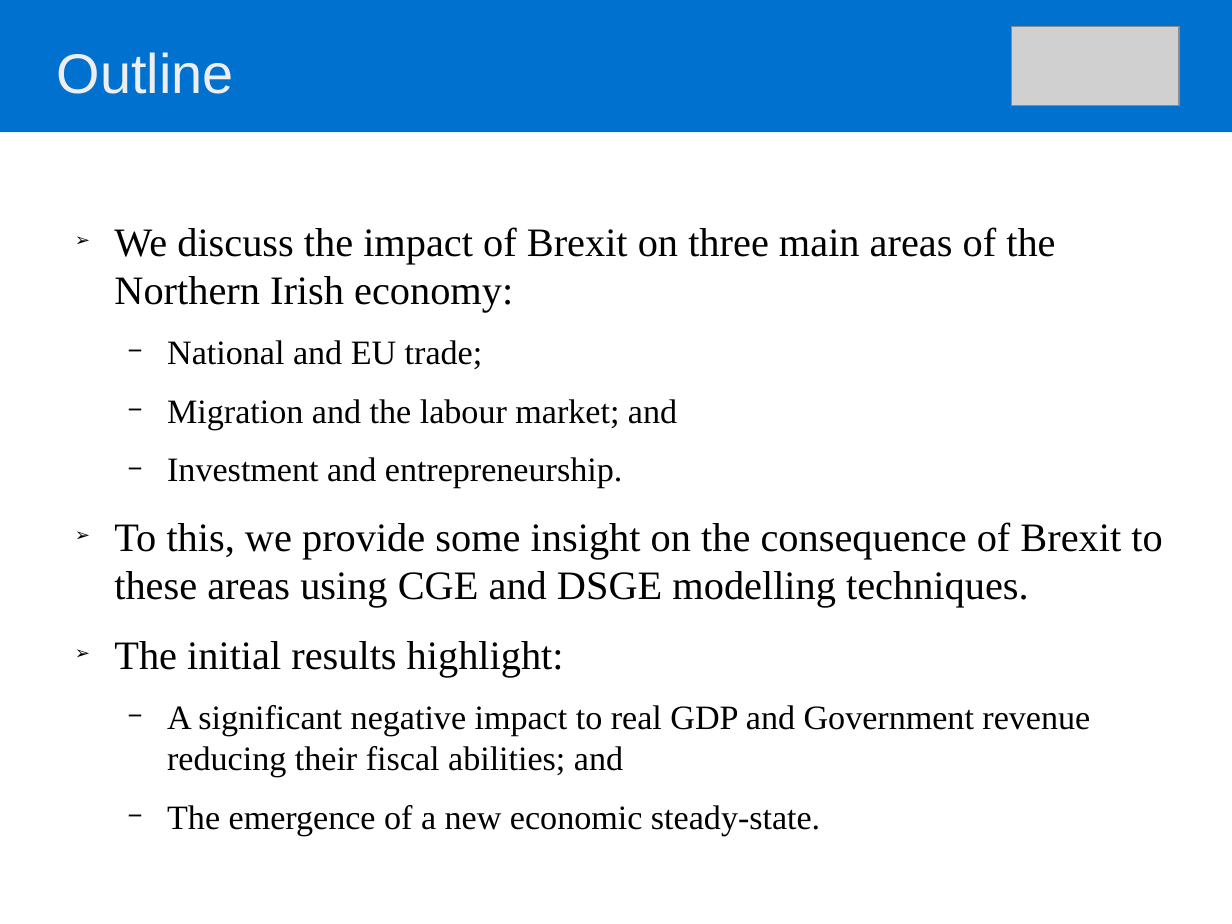
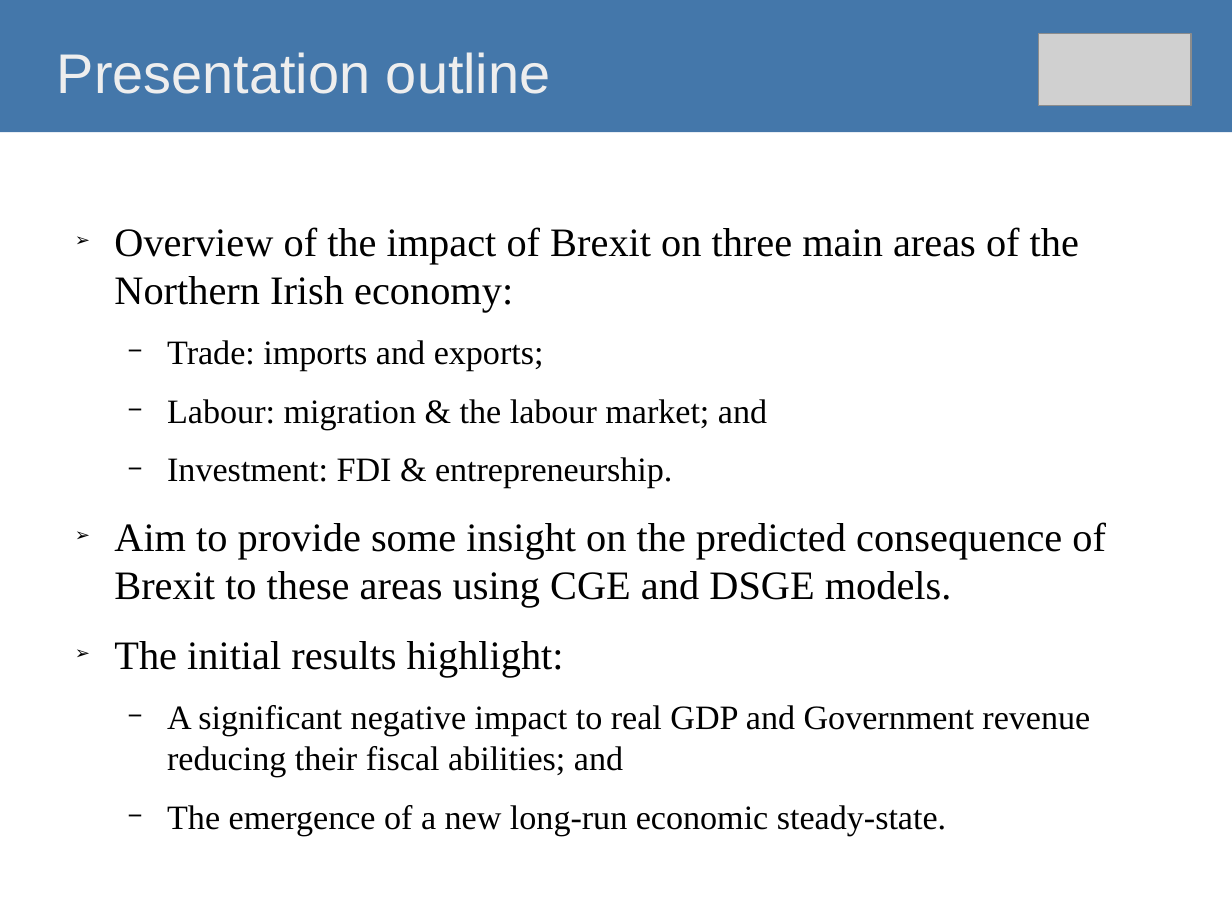
Before and after one commit to O1sims/MigrationNI, a slide deck: slide 2 of presentation/impact-of-brexit-on-ni-economy.odp. Drawn at 1232x924 pixels with LibreOffice and Linux fonts; fonts in the diff are those of the drawing; grey boxes stand for pictures. Boxes give left, top, right and bottom in pixels: in the first picture for what was removed or moved away, otherwise in the second. Text is boxed around its words. In the diff, an @@ line names an element or a change of style, - is before the commit and + after.

Commit message:
Update ODP presentation

```diff
--- a/presentation/impact-of-brexit-on-ni-economy.odp
+++ b/presentation/impact-of-brexit-on-ni-economy.odp
@@ title "Presentation outline" at (0,0,1232,132): fill #0071CF to #4477AA @@
@@ title at (57,52,551,94): text changed @@
-Outline
+Presentation outline
@@ picture: place and size @@
-picture at (1013,27,1181,106)
+picture at (1039,34,1192,106)
@@ text at (114,227,1106,607): text changed @@
-➢ We discuss the impact of Brexit on three main areas of the Northern Irish economy:
-  − National and EU trade;
-  − Migration and the labour market; and
-  − Investment and entrepreneurship.
-➢ To this, we provide some insight on the consequence of Brexit to these areas using CGE and DSGE modelling techniques.
+➢ Overview of the impact of Brexit on three main areas of the Northern Irish economy:
+  − Trade: imports and exports;
+  − Labour: migration & the labour market; and
+  − Investment: FDI & entrepreneurship.
+➢ Aim to provide some insight on the predicted consequence of Brexit to these areas using CGE and DSGE models.
@@ text at (167,805,946,836): text changed @@
-  − The emergence of a new economic steady-state.
+  − The emergence of a new long-run economic steady-state.
```
Also in this commit, not shown: 2 other slides changed, 11 slides added.
